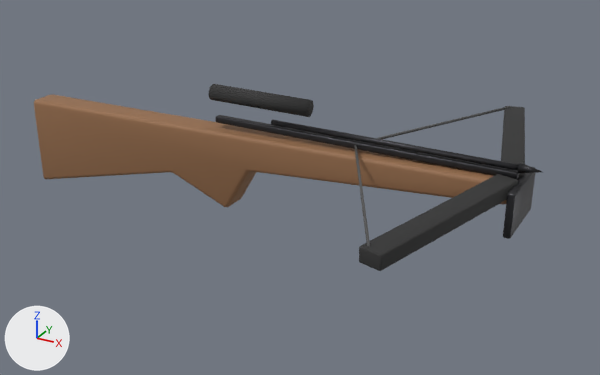
One commit to the glTF model SourceArt/Models/SM_Crossbow.glb: the scene before it, then after it.
Before and after are seen from a 50 mm camera at (0.647, -0.967, 0.436) aimed at (0.107, 0.015, -0.055). Every picture has the same lights, and +X, +Y and +Z are marked at lower left. The older version comes first. Vertices at exactly the same position are counted once.

Objects in the first picture: 'SM_Crossbow'.
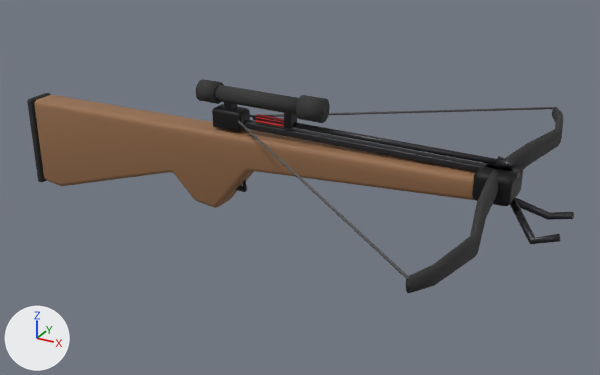
Changed parts and their boxes (x1, y1, x2, y2) in the pictures (600 x 375 px; the box of a moved part takes in the faces that stretch with it):
'SM_Crossbow', reshaped (8% wider, 14% taller): before (34, 84, 542, 271); after (27, 79, 574, 293)
part 1 of me_sm_crossbow, moved or reshaped: before (271, 119, 519, 171); after (253, 115, 497, 165)
part 2 of me_sm_crossbow, added: after (496, 156, 524, 168)
part 3 of me_sm_crossbow, moved or reshaped (not visible afterwards): before (503, 167, 536, 239)
part 4 of me_sm_crossbow, moved or reshaped (mostly hidden afterwards): before (359, 174, 518, 271); after (224, 101, 237, 110)
part 5 of me_sm_crossbow, moved or reshaped: before (501, 106, 525, 180); after (284, 111, 297, 129)
part 6 of me_sm_crossbow, added: after (196, 79, 224, 104)
part 7 of me_sm_crossbow, added: after (296, 95, 330, 123)
part 8 of me_sm_crossbow, added: after (257, 114, 284, 127)
part 9 of me_sm_crossbow, rebuilt (7% narrower): before (34, 94, 507, 207); after (34, 95, 476, 208)
part 10 of me_sm_crossbow, deleted: before (354, 145, 370, 246)
part 11 of me_sm_crossbow, deleted: before (377, 106, 511, 139)
part 12 of me_sm_crossbow, built on: before (215, 115, 542, 179); after (212, 104, 574, 293)
part 13 of me_sm_crossbow, added (black): after (27, 93, 51, 182)

What the commit changed:
Material 'M_DarkSteel' (mat_m_darksteel) is new.
Its base color is (0.02, 0.02, 0.022) (black #272729).
Its metallic is 0.7.
Its roughness is 0.55.
Material 'M_Red' (mat_m_red) is new.
Its base color is (0.7, 0.03, 0.03) (red #da3030).
Material 'M_Rubber' (mat_m_rubber) is new.
Its base color is (0.02, 0.02, 0.02) (black #272727).
Its roughness is 0.95.
me_sm_crossbow is used by ob_sm_crossbow; location (0.0, 0.0, 0.0).
me_sm_crossbow had 689 vertices, 1338 faces and spanned x -0.38..0.455, y -0.274..0.274, z -0.129..0.087.
me_sm_crossbow now has 1317 vertices, 2542 faces and spans x -0.392..0.492, y -0.302..0.302, z -0.135..0.092.
me_sm_crossbow part 1: the loose piece of 48 vertices spanning x 0.07..0.43, y -0.004..0.004, z 0.041..0.049 is moved by (-0.03, 0.0, 0.002).
me_sm_crossbow part 2: a new loose piece, a 24-sided cone pointing to +x spanning x 0.397..0.433, y -0.008..0.008, z 0.039..0.055, in mat_m_steel (dark grey #3f3f42).
me_sm_crossbow part 3: the loose piece of 96 vertices spanning x 0.425..0.435, y -0.05..0.05, z -0.03..0.03 is multiplied about its middle by the matrix ((0.645, 0.0, -0.087), (0.0, 0.051, 0.0), (0.137, 0.0, 0.408)), then moved by (-0.43, 0.0, -0.05).
me_sm_crossbow part 4: the loose piece of 96 vertices spanning x 0.331..0.429, y -0.274..-0.006, z 0.015..0.035 is multiplied about its middle by the matrix ((0.349, -0.094, 0.0), (0.017, 0.064, 0.0), (0.0, 0.0, 1.602)), then moved by (-0.38, 0.14, 0.033), in mat_m_darksteel (black #272729).
me_sm_crossbow part 5: the loose piece of 96 vertices spanning x 0.331..0.429, y 0.006..0.274, z 0.015..0.035 is multiplied about its middle by the matrix ((0.349, 0.094, 0.0), (-0.017, 0.064, 0.0), (0.0, 0.0, 1.602)), then moved by (-0.28, -0.14, 0.033), in mat_m_darksteel (black #272729).
me_sm_crossbow part 6: a new loose piece, a 24-sided cylinder along x spanning x -0.05..-0.02, y -0.016..0.016, z 0.059..0.091, in mat_m_blackpolymer (dark grey #303030).
me_sm_crossbow part 7: a new loose piece, a 24-sided cylinder along x spanning x 0.118..0.153, y -0.017..0.017, z 0.058..0.092, in mat_m_blackpolymer (dark grey #303030).
me_sm_crossbow part 8: a new loose piece, a box spanning x 0.045..0.095, y -0.0005..0.0005, z 0.041..0.053, in mat_m_red (red #da3030).
me_sm_crossbow part 9: the loose piece of 168 vertices spanning x -0.38..0.42, y -0.023..0.023, z -0.129..0.03 is rebuilt with 200 vertices and now spans x -0.38..0.42, y -0.023..0.023, z -0.135..0.03.
me_sm_crossbow part 10: the loose piece of 8 vertices spanning x 0.198..0.342, y -0.263..0.003, z 0.034..0.036 is deleted.
me_sm_crossbow part 11: the loose piece of 8 vertices spanning x 0.198..0.342, y -0.003..0.263, z 0.034..0.036 is deleted.
me_sm_crossbow part 12: 113 vertices removed from x -0.025..0.455, y -0.007..0.007, z 0.03..0.052; 500 vertices added at x -0.03..0.492, y -0.302..0.302, z -0.074..0.055.
me_sm_crossbow part 13: 96 vertices added at x -0.392..-0.38, y -0.023..0.023, z -0.135..0.015.
me_sm_crossbow gains material mat_m_rubber (black #272727).
me_sm_crossbow gains material mat_m_darksteel (black #272729).
me_sm_crossbow gains material mat_m_red (red #da3030).
